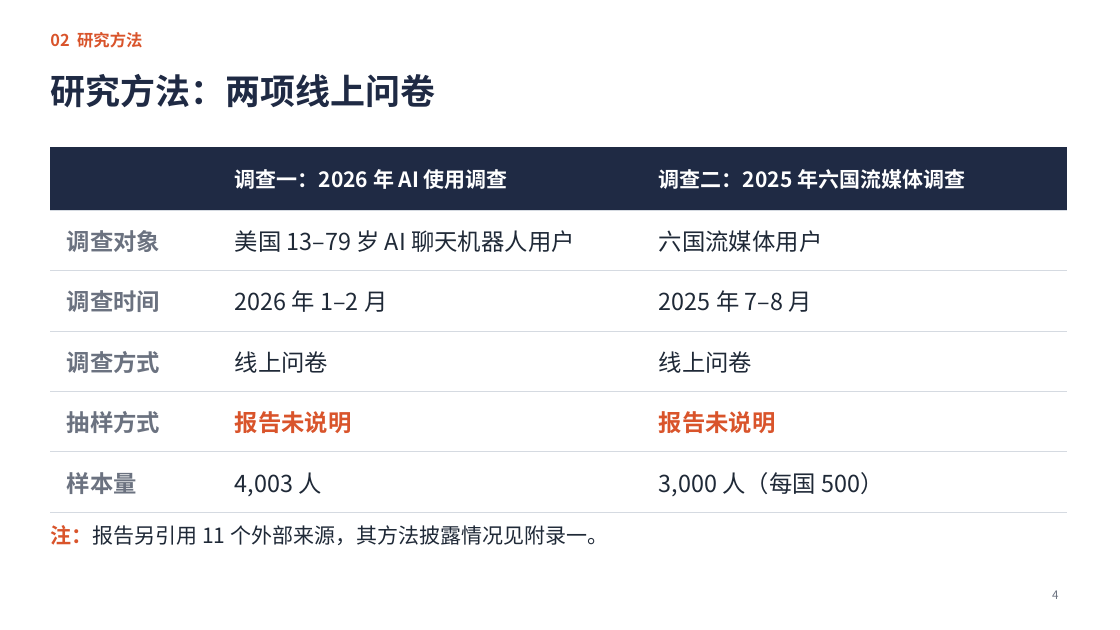
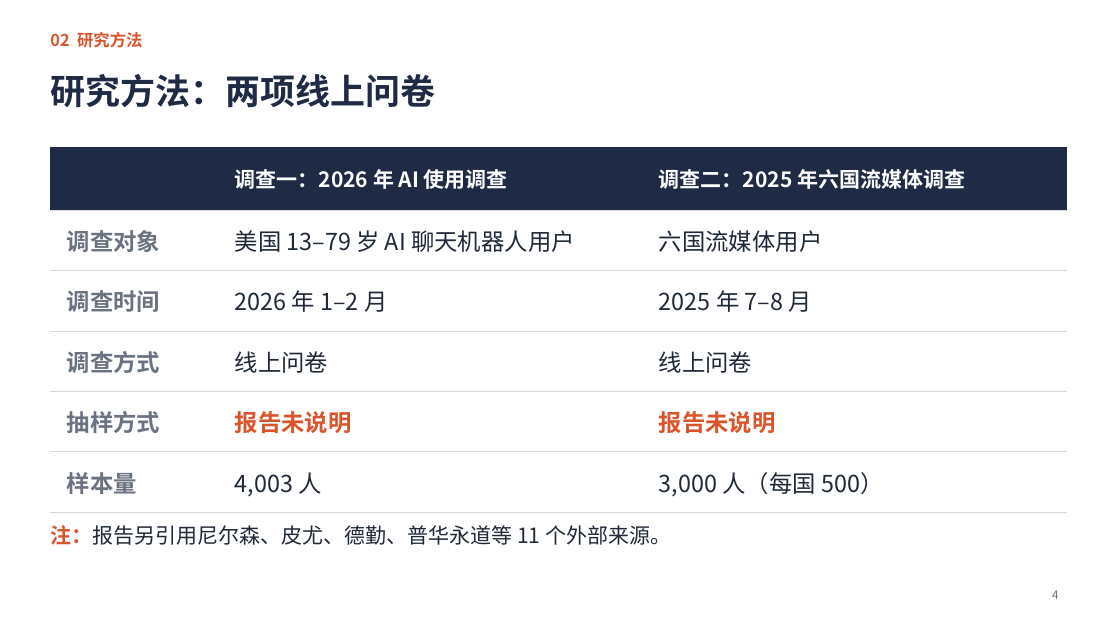
Before and after one commit to jayleo113/ppt, a slide deck: slide 4 of Gracenote报告解读_课堂汇报.pptx. Drawn at 1120x630 pixels with LibreOffice and Linux fonts; fonts in the diff are those of the drawing. Boxes give left, top, right and bottom in pixels: in the first picture for what was removed or moved away, otherwise in the second. Text is boxed around its words. In the diff, an @@ line names an element or a change of style, - is before the commit and + after.

```diff
--- a/Gracenote报告解读_课堂汇报.pptx
+++ b/Gracenote报告解读_课堂汇报.pptx
@@ text at [50,525,671,545]: text changed @@
-注：报告另引用 11 个外部来源，其方法披露情况见附录一。
+注：报告另引用尼尔森、皮尤、德勤、普华永道等 11 个外部来源。
```
Also in this commit, not shown: 2 other slides changed, 2 slides removed, 9 other files.
